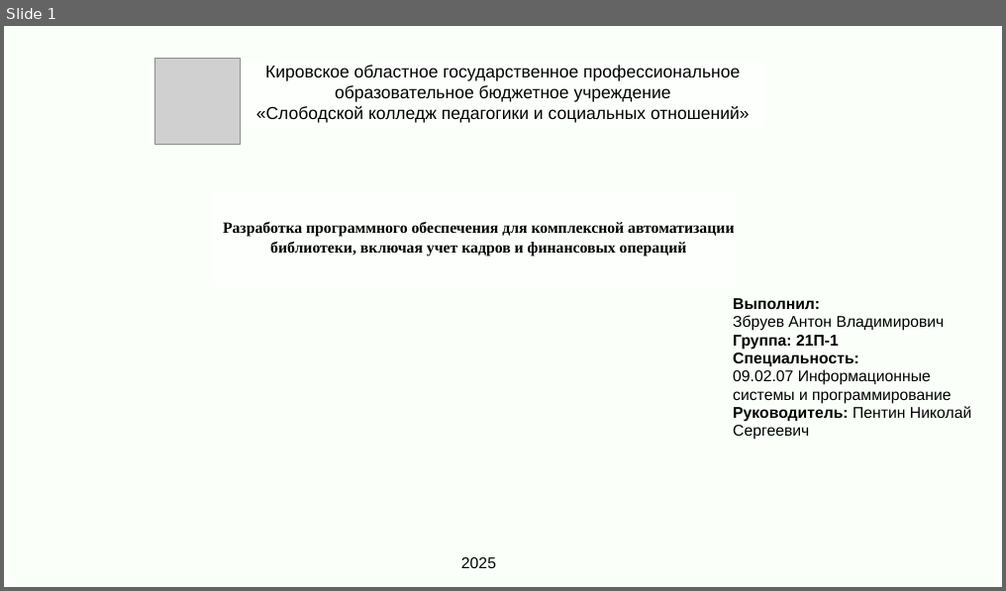
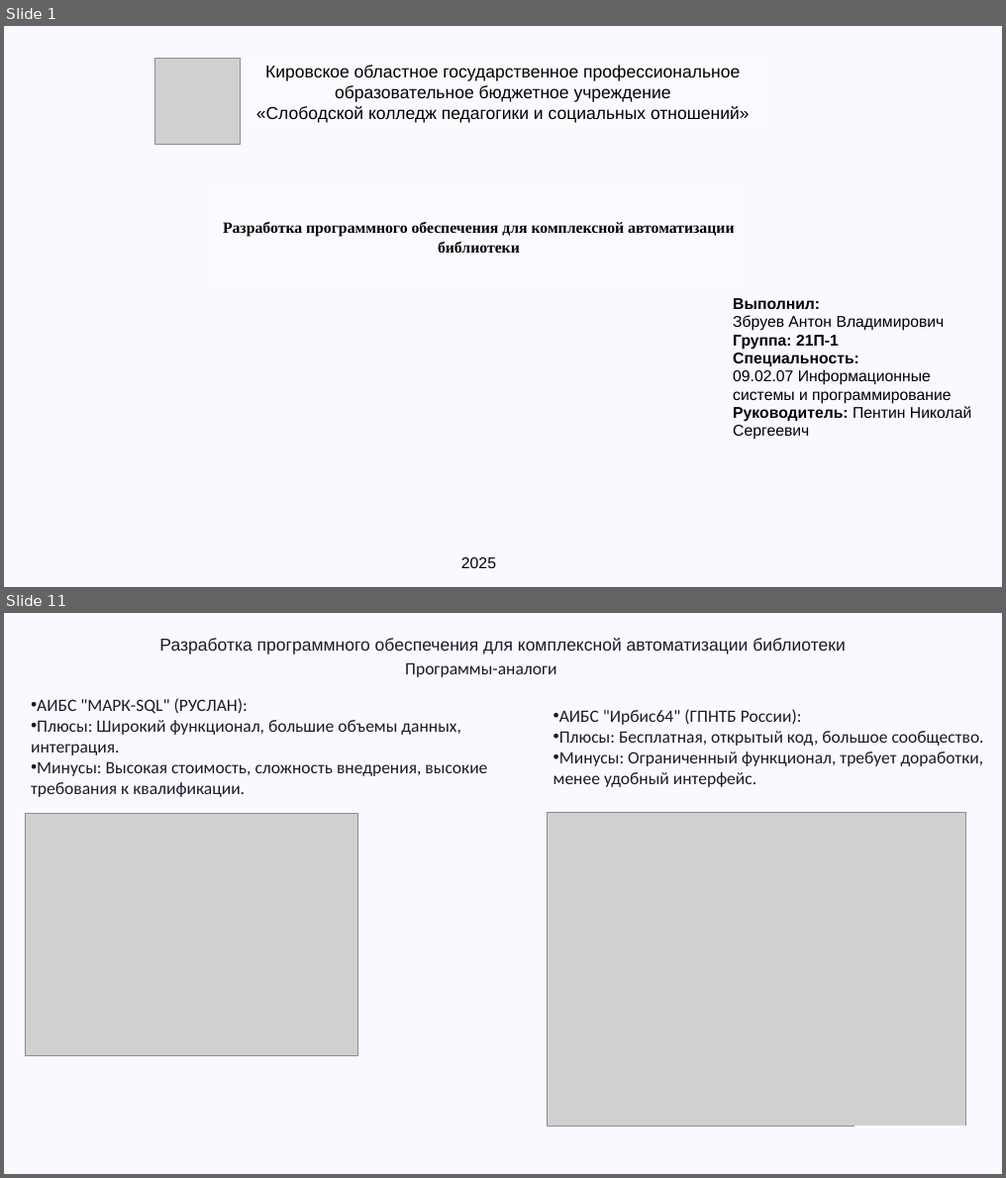
Before and after one commit to Smixdy/DiplomZbruev, a slide deck: Презентация дипломной работы.pptx. Shown one above the other, each under a label of ours: slide 1 before the commit, slides 1 and 11 after it; the slides between them are not shown. The pictures are 1006x591 and 1006x1178 pixels, drawn with LibreOffice and Linux fonts; fonts in the diff are those of the drawing; grey boxes stand for pictures; background and template pictures are left out. Boxes give left, top, right and bottom in pixels: in the first picture for what was removed or moved away, otherwise in the second. Text is boxed around its words. In the diff, an @@ line names an element or a change of style, - is before the commit and + after.

```diff
--- a/Презентация дипломной работы.pptx
+++ b/Презентация дипломной работы.pptx
@@ slide 11 added at (x1=4, y1=613, x2=1002, y2=1174), background #000000; not listed: 1 template element that a slide beside it also shows @@
@@ text added at (x1=159, y1=638, x2=845, y2=655), 20 pt, text #1B1B27 @@
+Разработка программного обеспечения для комплексной автоматизации библиотеки
@@ text added at (x1=405, y1=663, x2=557, y2=677), 20 pt, text #1B1B27 @@
+Программы-аналоги
@@ text added at (x1=31, y1=698, x2=487, y2=797), 20 pt, text #1B1B27 @@
+• АИБС "МАРК-SQL" (РУСЛАН):
+  • Плюсы: Широкий функционал, большие объемы данных, интеграция.
+  • Минусы: Высокая стоимость, сложность внедрения, высокие требования к квалификации.
@@ text added at (x1=553, y1=709, x2=984, y2=787), 20 pt, text #1B1B27 @@
+• АИБС "Ирбис64" (ГПНТБ России):
+  • Плюсы: Бесплатная, открытый код, большое сообщество.
+  • Минусы: Ограниченный функционал, требует доработки, менее удобный интерфейс.
@@ picture added at (x1=25, y1=813, x2=357, y2=1056) @@
@@ picture added at (x1=548, y1=812, x2=965, y2=1126) @@
@@ rectangle added at (x1=855, y1=1126, x2=1002, y2=1174), fill #F9F9FF, outline #F9F9FF 1 pt @@
@@ slide 1 changed as well @@
@@ background #FFFFFF to #000000 @@
@@ rectangle at (x1=4, y1=26, x2=1002, y2=587): fill #FAFFFA to #F9F9FF @@
@@ text at (x1=223, y1=222, x2=734, y2=253): text changed @@
-Разработка программного обеспечения для комплексной автоматизации библиотеки, включая учет кадров и финансовых операций
+Разработка программного обеспечения для комплексной автоматизации библиотеки
```
Also in this commit, not shown: 3 other slides changed, 12 other slides added, 6 slides removed.
